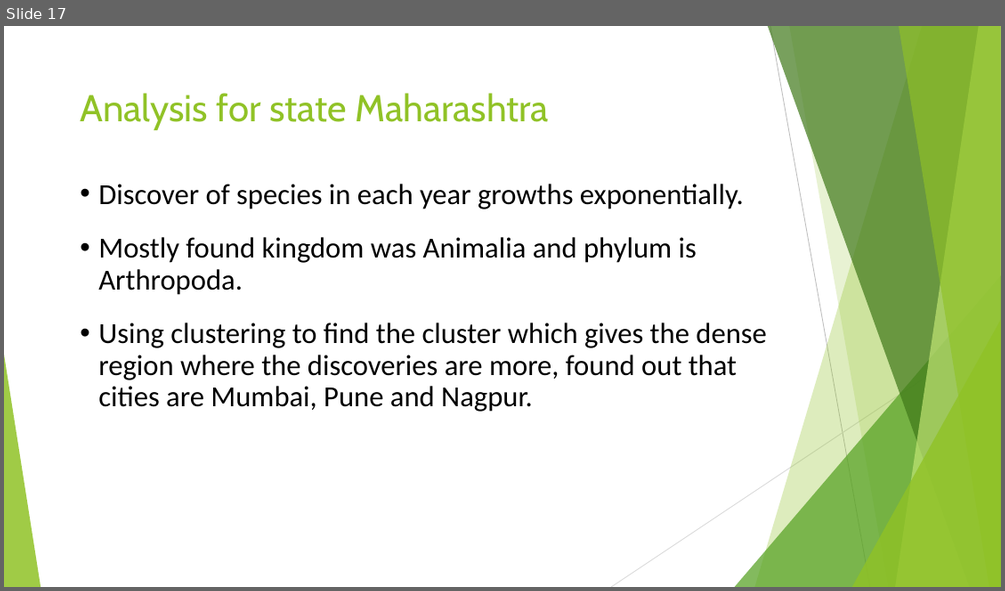
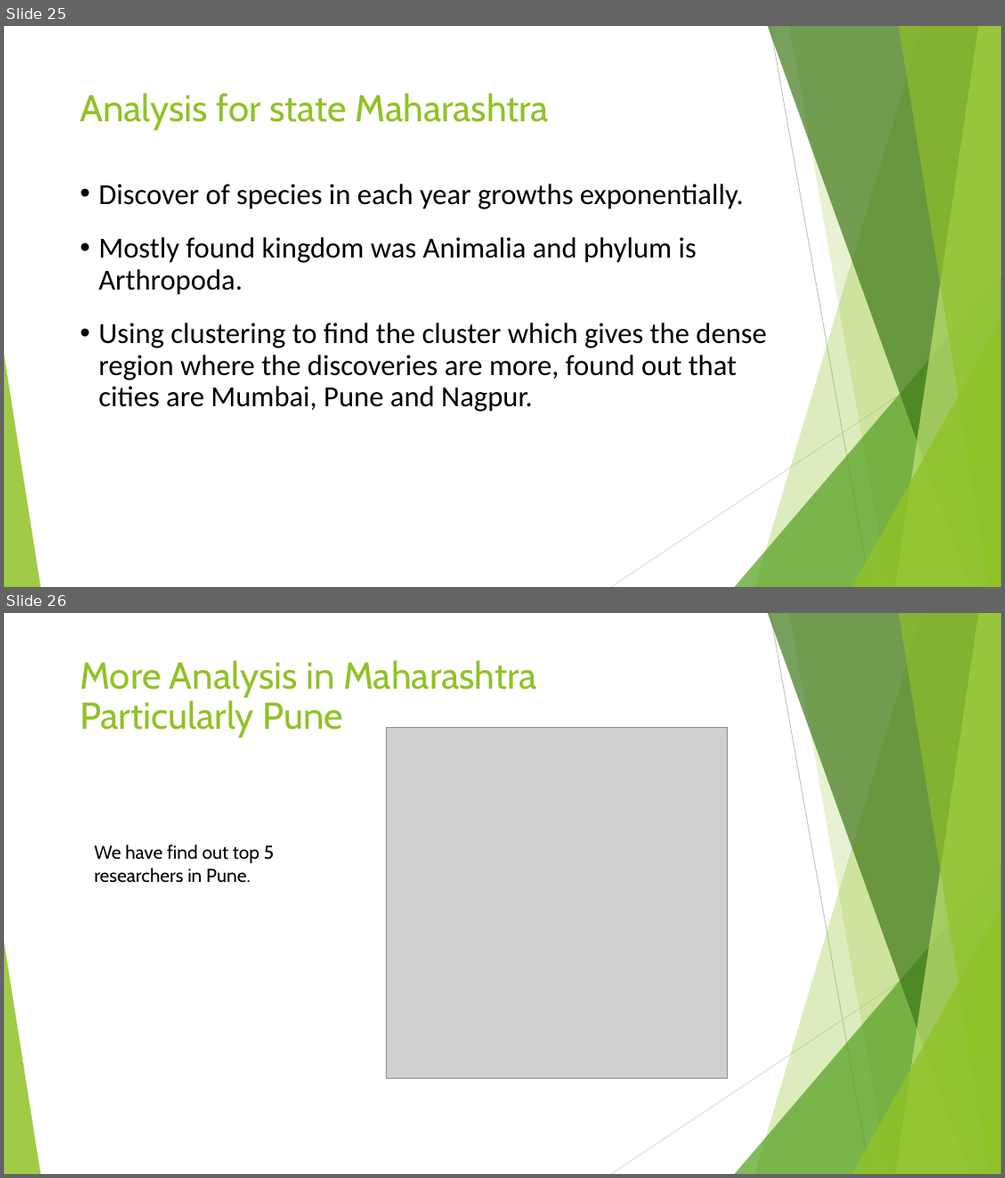
Before and after one commit to kunalgokhe/Analysis-on-observation-of-species, a slide deck: Presentation.pptx. Shown one above the other, each under a label of ours: slide 17 before the commit, slides 25 and 26 after it. The pictures are 1005x591 and 1005x1178 pixels, drawn with LibreOffice and Linux fonts; fonts in the diff are those of the drawing; grey boxes stand for pictures. Boxes give left, top, right and bottom in pixels: in the first picture for what was removed or moved away, otherwise in the second. Text is boxed around its words. In the diff, an @@ line names an element or a change of style, - is before the commit and + after.

Commit message:
Add files via upload
More Detail Analysis

```diff
--- a/Presentation.pptx
+++ b/Presentation.pptx
@@ slide 26 added at bbox=[4, 613, 1001, 1174], background #FFFFFF; not listed: 10 template elements that a slide beside it also shows @@
@@ title added at bbox=[80, 660, 537, 738], 36 pt, text #90C226 @@
+More Analysis in Maharashtra
+Particularly Pune
@@ picture added at bbox=[386, 728, 727, 1078] @@
@@ text added at bbox=[94, 844, 274, 883], 18 pt, text #000000 @@
+We have find out top 5 researchers in Pune.
@@ what was slide 17 is now slide 25 @@
```
Also in this commit, not shown: 4 slides changed, 1 other slide added, 1 other file.
